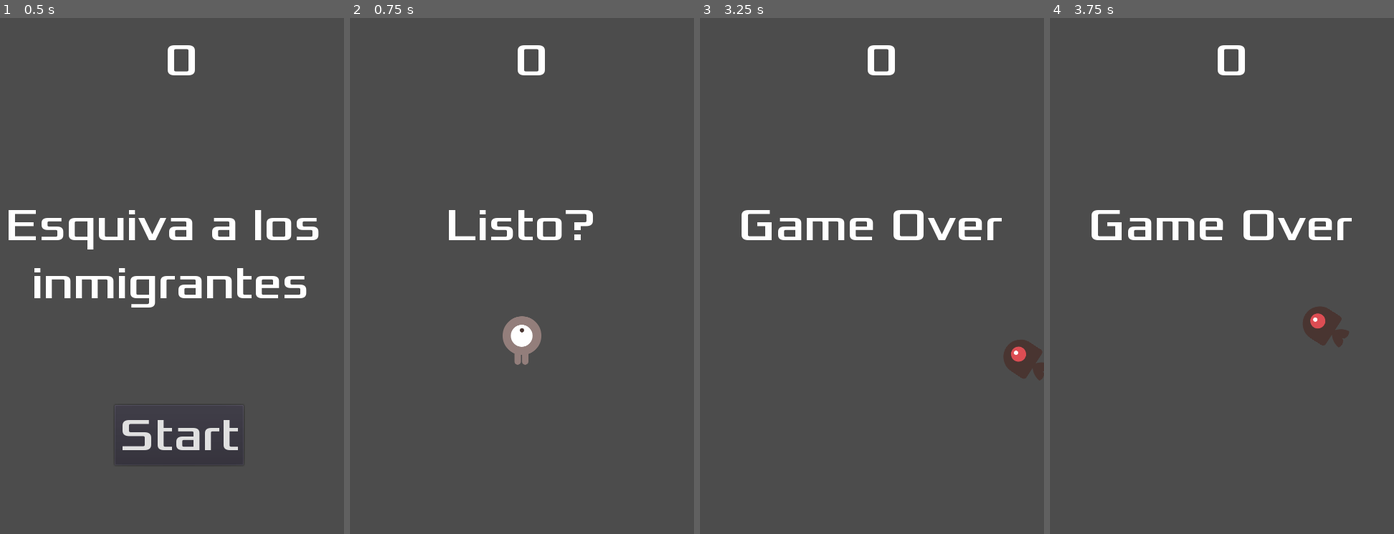
Above: before the commit, frames 1-4 (left to right).
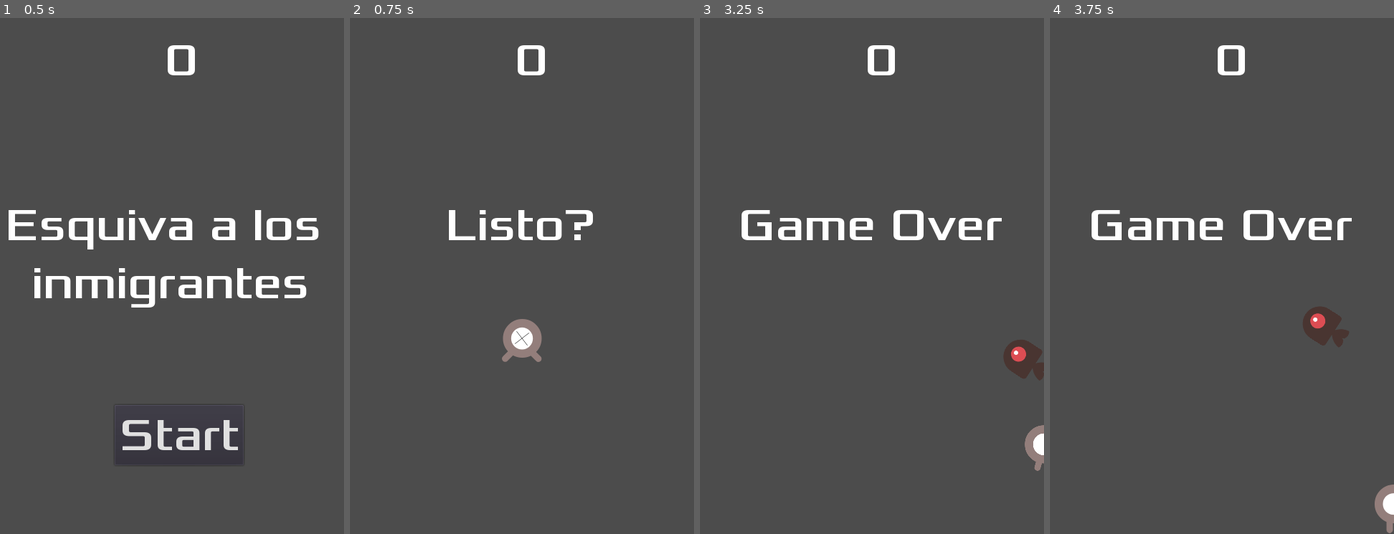
Above: after the commit, the same moments.

Repository: kevinlink123/Red-Queen
Game: Godot game, scene res://Scenes/Main.tscn
Same seed, same stepped clock (60 frames per second), same inputs: the game is played once before the commit and once after it.
Inputs:
- Up to frame 1 (0.5 s): no input
- Up to frame 2 (0.75 s): click "Start" at 0.5 s
- Up to frame 3 (3.25 s): tap Enter at 1.25 s; hold Right (ui_right) 1.28-2.03 s; hold Down (ui_down) 2.03-2.78 s; hold Right (ui_right) from 2.78 s (still down)
- Up to frame 4 (3.75 s): release Right (ui_right) at 3.53 s; hold Up (ui_up) from 3.53 s (still down)

Frame 1 is identical in both runs. In frame 2, 0.3% of the frame differs, in the area x 44-56%, y 57-68%; in frame 3, 0.4%; in frame 4, 0.4%, in the area x 94-100%, y 90-100%.

Commit message:
Cambios sobre First Proyect (el juego sobre los espermas con dos flagelos) Agregado "Adventurer", una demo de seleccion de animaciones

Diff:
--- a/First Project/Scenes/Mob.tscn
+++ b/First Project/Scenes/Mob.tscn
@@ -1,35 +1,35 @@
 [gd_scene load_steps=11 format=2]
 
 [ext_resource path="res://Scenes/Mob.gd" type="Script" id=1]
-[ext_resource path="res://dodge_assets/art/enemySwimming_1.png" type="Texture" id=2]
-[ext_resource path="res://dodge_assets/art/enemySwimming_2.png" type="Texture" id=3]
-[ext_resource path="res://dodge_assets/art/enemyWalking_1.png" type="Texture" id=4]
-[ext_resource path="res://dodge_assets/art/enemyWalking_2.png" type="Texture" id=5]
-[ext_resource path="res://dodge_assets/art/enemyFlyingAlt_1.png" type="Texture" id=6]
-[ext_resource path="res://dodge_assets/art/enemyFlyingAlt_2.png" type="Texture" id=7]
-[ext_resource path="res://dodge_assets/Mary_face.png" type="Texture" id=8]
+[ext_resource path="res://dodge_assets/art/enemyWalking_1.png" type="Texture" id=2]
+[ext_resource path="res://dodge_assets/art/enemyWalking_2.png" type="Texture" id=3]
+[ext_resource path="res://dodge_assets/art/enemyFlyingAlt_1.png" type="Texture" id=4]
+[ext_resource path="res://dodge_assets/art/enemyFlyingAlt_2.png" type="Texture" id=5]
+[ext_resource path="res://dodge_assets/Mary_face.png" type="Texture" id=6]
+[ext_resource path="res://dodge_assets/art/enemySwimming_1.png" type="Texture" id=7]
+[ext_resource path="res://dodge_assets/art/enemySwimming_2.png" type="Texture" id=8]
 
 [sub_resource type="SpriteFrames" id=1]
 animations = [ {
 "frames": [ ExtResource( 2 ), ExtResource( 3 ) ],
 "loop": true,
-"name": "swim",
+"name": "walk",
 "speed": 4.0
 }, {
 "frames": [ ExtResource( 4 ), ExtResource( 5 ) ],
 "loop": true,
-"name": "walk",
-"speed": 4.0
-}, {
-"frames": [ ExtResource( 6 ), ExtResource( 7 ) ],
-"loop": true,
 "name": "fly",
 "speed": 3.0
 }, {
-"frames": [ ExtResource( 8 ) ],
+"frames": [ ExtResource( 6 ) ],
 "loop": true,
 "name": "mary",
 "speed": 5.0
+}, {
+"frames": [ ExtResource( 7 ), ExtResource( 8 ) ],
+"loop": true,
+"name": "swim",
+"speed": 4.0
 } ]
 
 [sub_resource type="CapsuleShape2D" id=2]
--- a/First Project/Scenes/Player.gd
+++ b/First Project/Scenes/Player.gd
@@ -1,7 +1,6 @@
 extends Area2D
 
 signal hit
-signal pene
 
 export var speed = 400;
 var screen_size;
@@ -47,9 +46,9 @@
 
 
 func _on_Player_body_entered(body):
-	hide();
 	emit_signal("hit");
 	$CollisionShape2D.set_deferred("disabled", true);
+	$AnimatedSprite.animation = "Death"
 
 func start(pos):
 	position = pos;
--- a/First Project/Scenes/Player.tscn
+++ b/First Project/Scenes/Player.tscn
@@ -1,10 +1,11 @@
-[gd_scene load_steps=8 format=2]
+[gd_scene load_steps=9 format=2]
 
 [ext_resource path="res://Scenes/Player.gd" type="Script" id=1]
 [ext_resource path="res://dodge_assets/art/playerGrey_walk1.png" type="Texture" id=2]
 [ext_resource path="res://dodge_assets/art/playerGrey_walk2.png" type="Texture" id=3]
 [ext_resource path="res://dodge_assets/art/playerGrey_up1.png" type="Texture" id=4]
 [ext_resource path="res://dodge_assets/art/playerGrey_up2.png" type="Texture" id=5]
+[ext_resource path="res://dodge_assets/art/Death_1.png" type="Texture" id=6]
 
 [sub_resource type="SpriteFrames" id=1]
 animations = [ {
@@ -16,6 +17,11 @@
 "frames": [ ExtResource( 4 ), ExtResource( 5 ) ],
 "loop": true,
 "name": "Up",
+"speed": 5.0
+}, {
+"frames": [ ExtResource( 6 ) ],
+"loop": true,
+"name": "Death",
 "speed": 5.0
 } ]
 
@@ -33,7 +39,7 @@
 [node name="AnimatedSprite" type="AnimatedSprite" parent="."]
 scale = Vector2( 0.5, 0.5 )
 frames = SubResource( 1 )
-animation = "Up"
+animation = "Death"
 
 [node name="CollisionShape2D" type="CollisionShape2D" parent="."]
 shape = SubResource( 2 )
Binary file added: First Project/dodge_assets/art/Death_1.png
Not shown, added: First Project/dodge_assets/art/Death_1.png.import
Not shown, added: Adventurer/Assets/Adventurer-1.5/Individual Sprites/adventurer-air-attack-3-end-00.png
Not shown, added: Adventurer/Assets/Adventurer-1.5/Individual Sprites/adventurer-air-attack-3-end-00.png.import
Not shown, added: Adventurer/Assets/Adventurer-1.5/Individual Sprites/adventurer-air-attack-3-end-01.png
Not shown, added: Adventurer/Assets/Adventurer-1.5/Individual Sprites/adventurer-air-attack-3-end-01.png.import
Not shown, added: Adventurer/Assets/Adventurer-1.5/Individual Sprites/adventurer-air-attack-3-end-02.png
Not shown, added: Adventurer/Assets/Adventurer-1.5/Individual Sprites/adventurer-air-attack-3-end-02.png.import
Not shown, added: Adventurer/Assets/Adventurer-1.5/Individual Sprites/adventurer-air-attack1-00.png
Not shown, added: Adventurer/Assets/Adventurer-1.5/Individual Sprites/adventurer-air-attack1-00.png.import
Not shown, added: Adventurer/Assets/Adventurer-1.5/Individual Sprites/adventurer-air-attack1-01.png
Not shown, added: Adventurer/Assets/Adventurer-1.5/Individual Sprites/adventurer-air-attack1-01.png.import
(and 190 more such lines)
